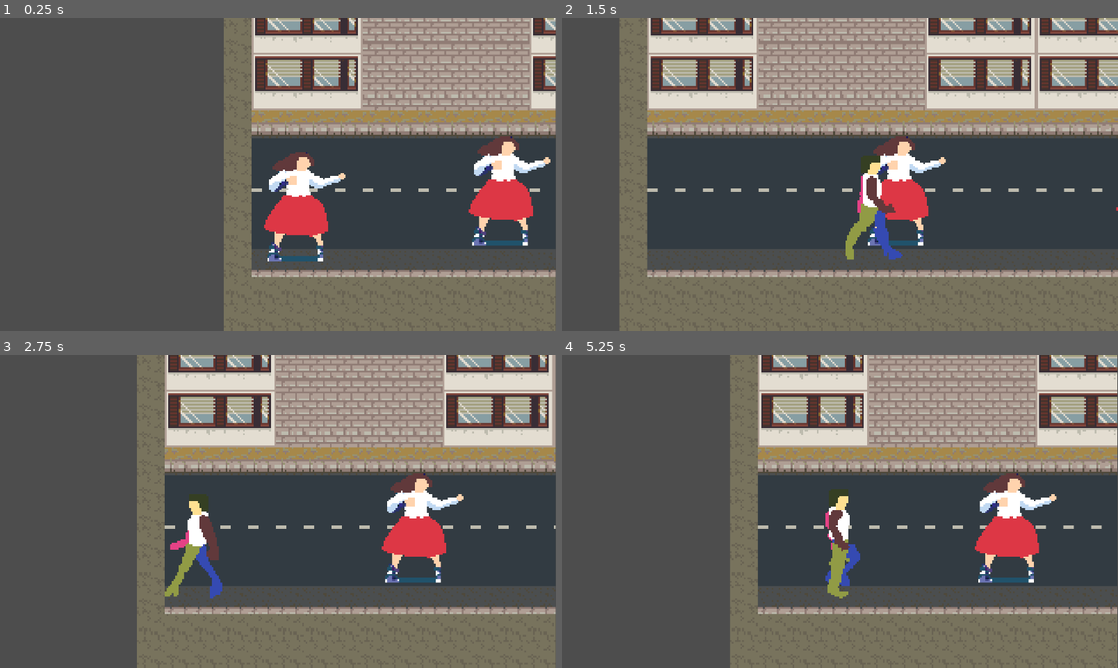
Above: before the commit, frames 1-4 (two rows, left to right).
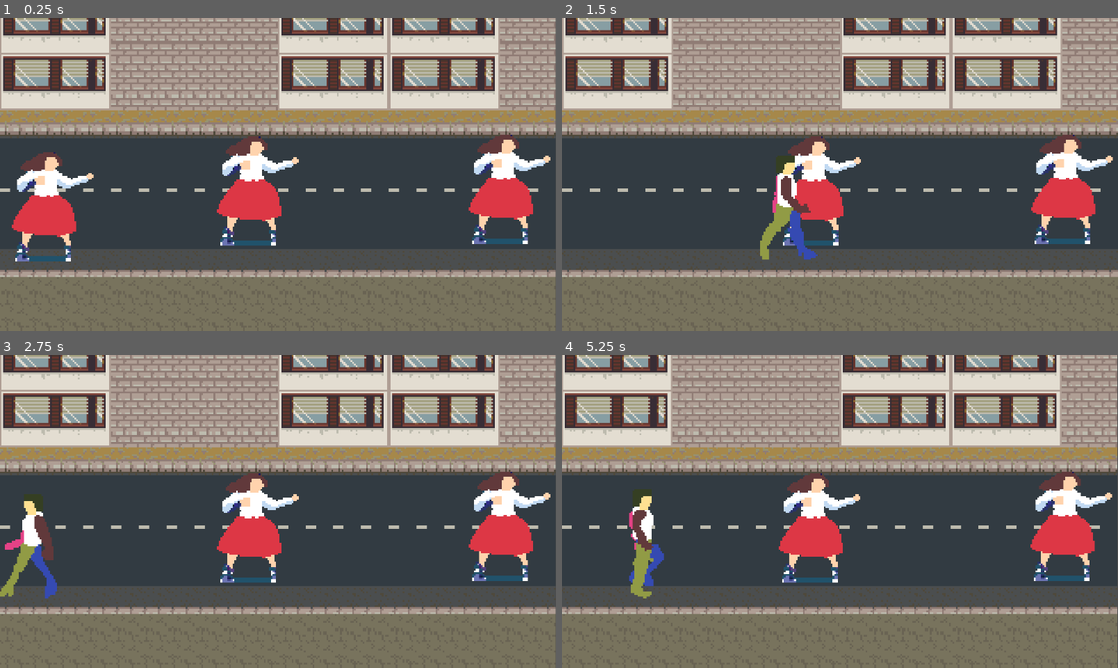
Above: after the commit, the same moments.

Repository: Rotta-Games/fgj26
Game: Godot game, scene res://scenes/game.tscn
The game is run twice, just before and just after one commit, with the same random seed, the same clock (stepped at 60 frames per second) and the same inputs.
Inputs:
- Up to frame 1 (0.25 s): no input
- Up to frame 2 (1.5 s): tap Enter (ui_accept) at 0.5, 0.77 s; hold Z (p1_hit) 0.53-1.28 s; hold Right (ui_right) from 0.53 s (still down); tap Z (p1_hit) at 1.35 s
- Up to frame 3 (2.75 s): tap Enter (ui_accept) at 1.52 s; release Right (ui_right) at 2.03 s; hold Left (ui_left) from 2.03 s (still down); hold Z (p1_hit) from 2.03 s (still down)
- Up to frame 4 (5.25 s): release Left (ui_left) at 2.78 s; release Z (p1_hit) at 2.78 s; hold Right (ui_right) 2.78-4.28 s; tap Z (p1_hit) at 2.85, 4.35 s; tap Enter (ui_accept) at 3.02, 3.77, 4.52 s; hold Z (p1_hit) 3.53-4.28 s; hold Left (ui_left) 4.28-5.03 s; hold Right (ui_right) from 5.03 s (still down); hold Z (p1_hit) from 5.03 s (still down)

The runs differ from the first frame. In frame 1, 57% of the frame differs, in the area x 0-100%, y 0-100%; in frame 2, 40%; in frame 3, 54%; in frame 4, 57%.

Commit message:
Add camera bounds signal

Diff:
--- a/scenes/camera/follow_camera.gd
+++ b/scenes/camera/follow_camera.gd
@@ -4,17 +4,21 @@
 @export var target: Node2D
 @export var viewport : SubViewportContainer
 
-var actual_cam_pos: Vector2
+var _actual_cam_pos: Vector2
 
 func _ready() -> void:
 	pass
 
+func _process(delta: float) -> void:
+	if not target:
+		return
 
-func _process(delta: float) -> void:
-	if target:
-		actual_cam_pos = actual_cam_pos.lerp(target.global_position, delta * 3)
-		var cam_subpixel_offset = Vector2((actual_cam_pos.round() - actual_cam_pos).x, 0.0)
+	_actual_cam_pos = _actual_cam_pos.lerp(target.global_position, delta * 3)
+	var cam_subpixel_offset = Vector2((_actual_cam_pos.round() - _actual_cam_pos).x, 0.0)
+	viewport.material.set_shader_parameter("cam_offset", cam_subpixel_offset)
+	global_position.x = _actual_cam_pos.round().x
 
-		viewport.material.set_shader_parameter("cam_offset", cam_subpixel_offset)
-
-		global_position.x = actual_cam_pos.round().x
+func _on_stage_camera_limit_changed(left: int, right: int) -> void:
+	limit_right = right
+	limit_left = left
+	print(limit_right)
--- a/scenes/game.tscn
+++ b/scenes/game.tscn
@@ -4,11 +4,17 @@
 [ext_resource type="PackedScene" uid="uid://ydjpkmtwf4u6" path="res://scenes/player/player.tscn" id="2_lbhrr"]
 [ext_resource type="PackedScene" uid="uid://01delvve5im6" path="res://scenes/ice_enemy/ice_enemy.tscn" id="3_iywne"]
 [ext_resource type="Shader" uid="uid://bp00811l4jilg" path="res://assets/shaders/Subpixel.gdshader" id="3_lbhrr"]
+[ext_resource type="Script" uid="uid://cmfev8bdfotk0" path="res://scripts/resource_definitions/stage_block.gd" id="3_p57ef"]
+[ext_resource type="Script" uid="uid://bf811hxt2q18l" path="res://scripts/resource_definitions/enemy_wave.gd" id="4_u5sy4"]
 [ext_resource type="PackedScene" uid="uid://cp8irr7yxivaq" path="res://scenes/camera/sub_pixel_follow_camera.tscn" id="5_iywne"]
 
 [sub_resource type="ShaderMaterial" id="ShaderMaterial_lbhrr"]
 shader = ExtResource("3_lbhrr")
 shader_parameter/cam_offset = Vector2(0, 0)
+
+[sub_resource type="Resource" id="Resource_gee14"]
+script = ExtResource("3_p57ef")
+metadata/_custom_type_script = "uid://cmfev8bdfotk0"
 
 [node name="Node2D" type="Node2D" unique_id=50045772]
 y_sort_enabled = true
@@ -26,6 +32,7 @@
 render_target_update_mode = 4
 
 [node name="Stage" parent="SubViewportContainer/SubViewport" unique_id=716734679 instance=ExtResource("1_lnu2h")]
+blocks = Array[ExtResource("3_p57ef")]([SubResource("Resource_gee14")])
 
 [node name="IceEnemy" parent="SubViewportContainer/SubViewport/Stage" unique_id=934439360 instance=ExtResource("3_iywne")]
 position = Vector2(290.83334, 135.16667)
@@ -36,8 +43,11 @@
 
 [node name="Player" parent="SubViewportContainer/SubViewport" unique_id=411557437 instance=ExtResource("2_lbhrr")]
 position = Vector2(28, 150)
+camera = NodePath("../SubPixelFollowCamera")
 
 [node name="SubPixelFollowCamera" parent="SubViewportContainer/SubViewport" unique_id=1092510257 node_paths=PackedStringArray("target", "viewport") instance=ExtResource("5_iywne")]
 position = Vector2(172.66667, 116.5)
 target = NodePath("../Player")
 viewport = NodePath("../..")
+
+[connection signal="camera_limit_changed" from="SubViewportContainer/SubViewport/Stage" to="SubViewportContainer/SubViewport/SubPixelFollowCamera" method="_on_stage_camera_limit_changed"]
--- a/scenes/player/player.gd
+++ b/scenes/player/player.gd
@@ -1,6 +1,7 @@
 extends CharacterBody2D
 
 @export var player_stats: PlayerStats
+@export var camera: Camera2D
 
 const SPEED = 150.0
 const JUMP_VELOCITY = -400.0
--- a/scenes/stage/stage.gd
+++ b/scenes/stage/stage.gd
@@ -1,3 +1,18 @@
 extends Node2D
 
-@export var blocks : StageBlock
+@export var blocks : Array[StageBlock]
+
+var _current_camera_limit : int = 0
+
+signal camera_limit_changed(x: int)
+
+var _current_block : StageBlock
+
+func _ready() -> void:
+	_set_block(blocks.pop_front())
+
+func _set_block(block: StageBlock) -> void:
+	_current_block = block
+	var prev_camera_limit = _current_camera_limit
+	_current_camera_limit += block.length
+	camera_limit_changed.emit(prev_camera_limit, _current_camera_limit)
--- a/scenes/stage/stage.tscn
+++ b/scenes/stage/stage.tscn
@@ -2,6 +2,73 @@
 
 [ext_resource type="Script" uid="uid://bxy5l1gg3fqas" path="res://scenes/stage/stage.gd" id="1_erodg"]
 [ext_resource type="TileSet" uid="uid://hy4b6sna4kov" path="res://assets/tilesets/world.tres" id="1_nnsk1"]
+[ext_resource type="Script" uid="uid://cmfev8bdfotk0" path="res://scripts/resource_definitions/stage_block.gd" id="2_pf3bu"]
+[ext_resource type="Script" uid="uid://bf811hxt2q18l" path="res://scripts/resource_definitions/enemy_wave.gd" id="3_d1yl1"]
+[ext_resource type="Script" uid="uid://b8nhfkr0uqoim" path="res://scripts/resource_definitions/enemy_pack.gd" id="4_ljyi0"]
+[ext_resource type="Script" uid="uid://ukh5rlfmven0" path="res://scripts/resource_definitions/enemy_definition.gd" id="5_kb6yy"]
+
+[sub_resource type="Resource" id="Resource_pf3bu"]
+script = ExtResource("5_kb6yy")
+metadata/_custom_type_script = "uid://ukh5rlfmven0"
+
+[sub_resource type="Resource" id="Resource_d1yl1"]
+script = ExtResource("5_kb6yy")
+metadata/_custom_type_script = "uid://ukh5rlfmven0"
+
+[sub_resource type="Resource" id="Resource_ljyi0"]
+script = ExtResource("5_kb6yy")
+metadata/_custom_type_script = "uid://ukh5rlfmven0"
+
+[sub_resource type="Resource" id="Resource_kb6yy"]
+script = ExtResource("5_kb6yy")
+metadata/_custom_type_script = "uid://ukh5rlfmven0"
+
+[sub_resource type="Resource" id="Resource_uutle"]
+script = ExtResource("5_kb6yy")
+metadata/_custom_type_script = "uid://ukh5rlfmven0"
+
+[sub_resource type="Resource" id="Resource_cwi0x"]
+script = ExtResource("4_ljyi0")
+enemy_pack = Array[ExtResource("5_kb6yy")]([SubResource("Resource_pf3bu"), SubResource("Resource_d1yl1"), SubResource("Resource_ljyi0"), SubResource("Resource_kb6yy"), SubResource("Resource_uutle")])
+metadata/_custom_type_script = "uid://b8nhfkr0uqoim"
+
+[sub_resource type="Resource" id="Resource_lrsvv"]
+script = ExtResource("3_d1yl1")
+wave = Array[ExtResource("4_ljyi0")]([SubResource("Resource_cwi0x")])
+metadata/_custom_type_script = "uid://bf811hxt2q18l"
+
+[sub_resource type="Resource" id="Resource_gygk3"]
+script = ExtResource("2_pf3bu")
+waves = Array[ExtResource("3_d1yl1")]([SubResource("Resource_lrsvv")])
+metadata/_custom_type_script = "uid://cmfev8bdfotk0"
+
+[sub_resource type="Resource" id="Resource_gf271"]
+script = ExtResource("5_kb6yy")
+metadata/_custom_type_script = "uid://ukh5rlfmven0"
+
+[sub_resource type="Resource" id="Resource_wvhxk"]
+script = ExtResource("5_kb6yy")
+metadata/_custom_type_script = "uid://ukh5rlfmven0"
+
+[sub_resource type="Resource" id="Resource_suqj7"]
+script = ExtResource("5_kb6yy")
+metadata/_custom_type_script = "uid://ukh5rlfmven0"
+
+[sub_resource type="Resource" id="Resource_lv745"]
+script = ExtResource("4_ljyi0")
+enemy_pack = Array[ExtResource("5_kb6yy")]([SubResource("Resource_gf271"), SubResource("Resource_wvhxk"), SubResource("Resource_suqj7")])
+metadata/_custom_type_script = "uid://b8nhfkr0uqoim"
+
+[sub_resource type="Resource" id="Resource_5b43b"]
+script = ExtResource("3_d1yl1")
+wave = Array[ExtResource("4_ljyi0")]([SubResource("Resource_lv745")])
+sides = Array[int]([1])
+metadata/_custom_type_script = "uid://bf811hxt2q18l"
+
+[sub_resource type="Resource" id="Resource_y85n4"]
+script = ExtResource("2_pf3bu")
+waves = Array[ExtResource("3_d1yl1")]([SubResource("Resource_5b43b")])
+metadata/_custom_type_script = "uid://cmfev8bdfotk0"
 
 [sub_resource type="RectangleShape2D" id="RectangleShape2D_nnsk1"]
 size = Vector2(623.5, 20)
@@ -13,6 +80,7 @@
 y_sort_enabled = true
 texture_filter = 1
 script = ExtResource("1_erodg")
+blocks = Array[ExtResource("2_pf3bu")]([SubResource("Resource_gygk3"), SubResource("Resource_y85n4")])
 
 [node name="Graphics" type="Node2D" parent="." unique_id=1256938798]
 
--- a/scripts/resource_definitions/stage_block.gd
+++ b/scripts/resource_definitions/stage_block.gd
@@ -4,3 +4,4 @@
 @export var length: int = 320
 @export var spawn_triggers: Array[int]
 @export var trigger_spawns: Array[EnemyWave]
+@export var waves: Array[EnemyWave]
